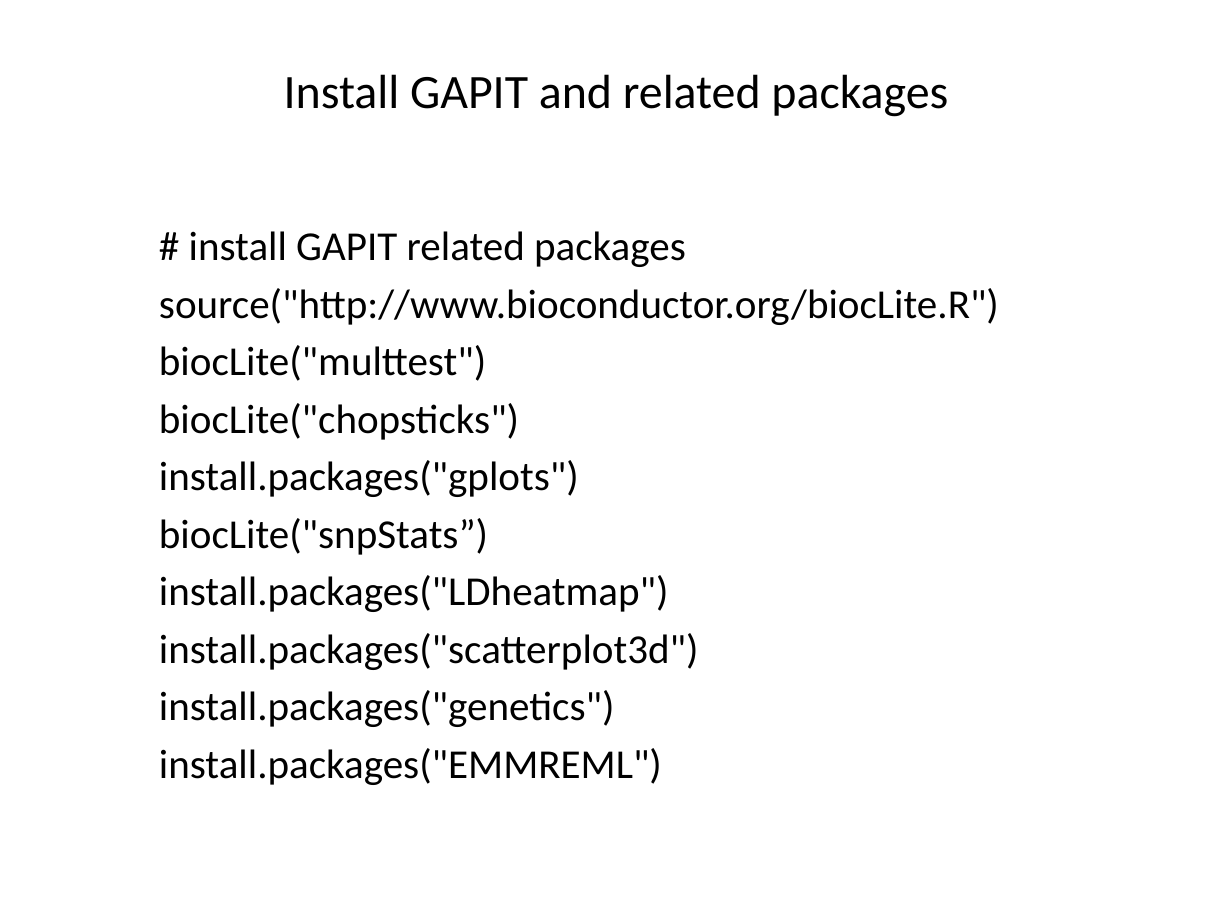
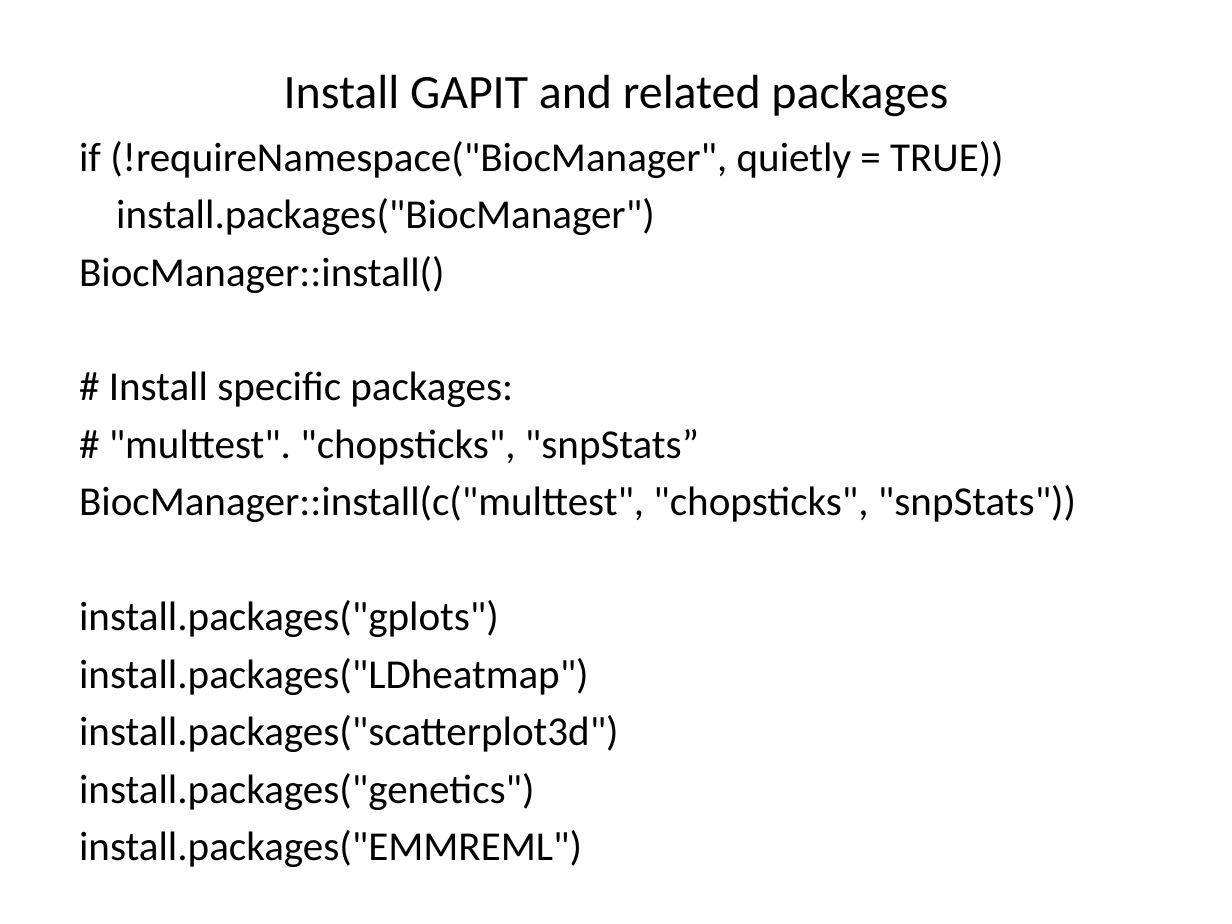
Before and after one commit to liu3zhenlab/teaching, a slide deck: slide 14 of PLPTH813Bioinformatis/2021/labs/lab09_qtl_gwas.pptx. Drawn at 1232x924 pixels with LibreOffice and Linux fonts; fonts in the diff are those of the drawing. Boxes give left, top, right and bottom in pixels: in the first picture for what was removed or moved away, otherwise in the second. Text is boxed around its words. In the diff, an @@ line names an element or a change of style, - is before the commit and + after.

```diff
--- a/PLPTH813Bioinformatis/2021/labs/lab09_qtl_gwas.pptx
+++ b/PLPTH813Bioinformatis/2021/labs/lab09_qtl_gwas.pptx
@@ text "if (!requireNamespace("BiocManager", quietly = TRUE))" moved from (x1=159, y1=231, x2=999, y2=785) to (x1=79, y1=141, x2=1076, y2=867) @@
@@ text at (x1=79, y1=141, x2=1076, y2=522): text changed @@
-# install GAPIT related packages
-source("http://www.bioconductor.org/biocLite.R")
-biocLite("multtest")
-biocLite("chopsticks")
+if (!requireNamespace("BiocManager", quietly = TRUE))
+install.packages("BiocManager")
+BiocManager::install()
+# Install specific packages:
+# "multtest". "chopsticks", "snpStats”
+BiocManager::install(c("multtest", "chopsticks", "snpStats"))
@@ text at (x1=159, y1=518, x2=488, y2=555): paragraph removed @@
-biocLite("snpStats”)
```
Also in this commit, not shown: 2 other slides changed, 1 other file.
